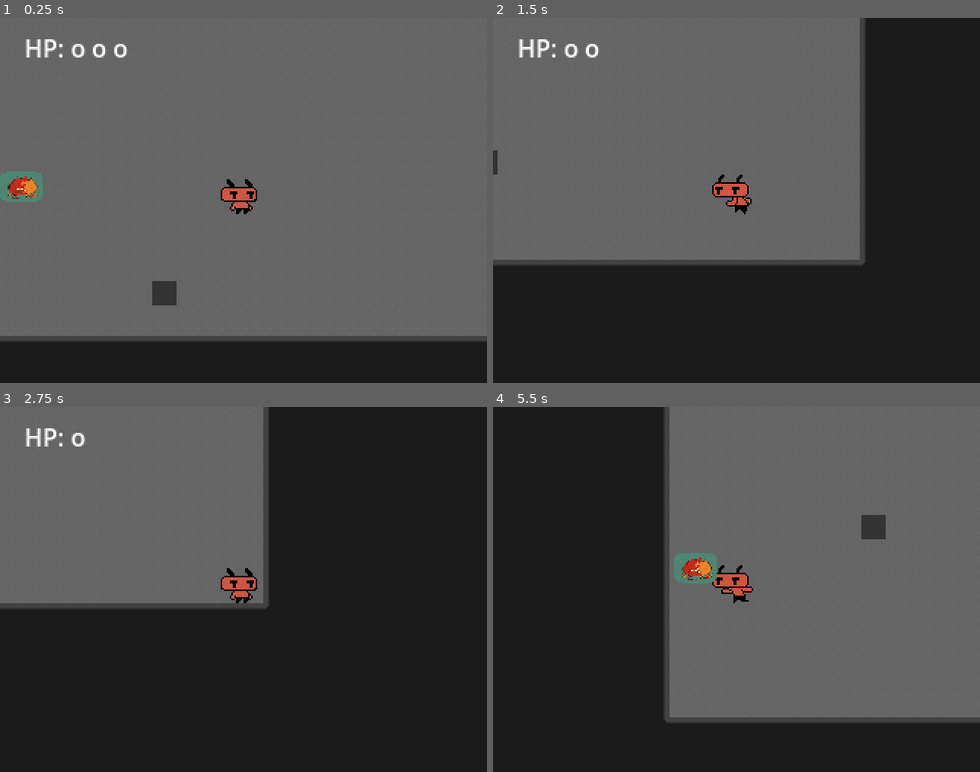
Above: before the commit, frames 1-4 (two rows, left to right).
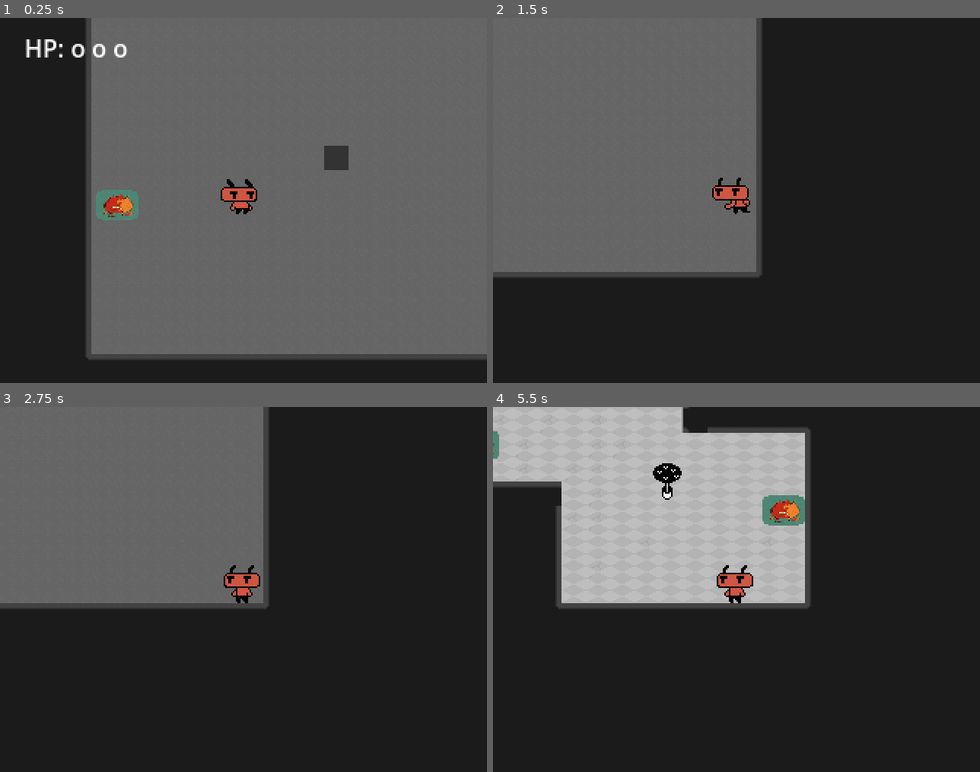
Above: after the commit, the same moments.

Repository: dead-rabbit-studio/hell-scout
Game: Godot game, scene res://main_game.tscn
Same seed, same stepped clock (60 frames per second), same inputs: the game is played once before the commit and once after it.
Inputs:
- Up to frame 1 (0.25 s): no input
- Up to frame 2 (1.5 s): hold Right (move_right) 0.53-1.28 s; tap E (interact) at 0.6 s; tap J (dash, bound only after the commit) at 0.8, 1.35 s; hold Down (move_down) from 1.28 s (still down)
- Up to frame 3 (2.75 s): tap E (interact) at 1.55 s; release Down (move_down) at 2.03 s; hold Right (move_right) from 2.03 s (still down); tap Space (attack) at 2.1 s; tap J (dash, bound only after the commit) at 2.3 s
- Up to frame 4 (5.5 s): release Right (move_right) at 2.78 s; hold Up (move_up) 2.78-3.53 s; tap E (interact) at 2.85, 4.35 s; hold Left (move_left) 3.53-5.03 s; tap J (dash, bound only after the commit) at 3.6, 5.1 s; hold Down (move_down) from 5.03 s (still down)

The runs differ from the first frame. In frame 1, 23% of the frame differs, in the area x 0-100%, y 0-94%; in frame 2, 18%; in frame 3, 0.6%; in frame 4, 70%, in the area x 0-100%, y 0-87%.

Commit message:
feat: add dash capabilities to player

Diff:
--- a/core/controller/ai_controller.gd
+++ b/core/controller/ai_controller.gd
@@ -14,6 +14,9 @@
 				R.player_actions.interact:
 					print("AI Controller interact")
 					interact.emit()
+				R.player_actions.dash:
+					print("AI Controller dash")
+					dash.emit()
 				action when action.contains("move"):
 					print("AI Controller moved")
 					moved.emit(_random_direction())
--- a/core/controller/controller.gd
+++ b/core/controller/controller.gd
@@ -6,6 +6,8 @@
 signal interact
 @warning_ignore("unused_signal")
 signal moved(direction: Vector2)
+@warning_ignore("unused_signal")
+signal dash()
 
 var is_attacking = false
 var is_enabled = true
--- a/core/controller/input_controller.gd
+++ b/core/controller/input_controller.gd
@@ -8,6 +8,8 @@
 			attacked.emit(false)
 		if event.is_action_released(R.player_actions.interact):
 			interact.emit()
+		if event.is_action_released(R.player_actions.dash):
+			dash.emit()
 
 func _process(_delta):
 	if is_enabled:
--- a/core/health/health.gd
+++ b/core/health/health.gd
@@ -18,6 +18,7 @@
 		current = max_health
 	current += heal_points
 
+
 func damage(damage_points: float):
 	if is_alive:
 		var health_after_hit = current - damage_points
@@ -27,7 +28,9 @@
 	if current == 0 and !is_mortal:
 		kill()
 
+
 func revive(): current = max_health
+
 
 func kill():
 	if is_alive:
--- a/core/hit_detection/hurt_box.gd
+++ b/core/hit_detection/hurt_box.gd
@@ -11,4 +11,5 @@
 		return
 
 	if hitbox is HitBox:
+		print_debug("taking damage: ", hitbox.damage)
 		health.damage(hitbox.damage)
--- a/core/r.gd
+++ b/core/r.gd
@@ -6,7 +6,8 @@
     "move_up": "move_up",
     "move_right": "move_right",
     "move_down": "move_down",
-    "interact": "interact"
+    "interact": "interact",
+    "dash": "dash"
 }
 
 const scenes = {
--- a/main_game.tscn
+++ b/main_game.tscn
@@ -266,7 +266,7 @@
 tile_set = SubResource("TileSet_qj47d")
 
 [node name="Player" parent="Level" instance=ExtResource("1_4phlm")]
-position = Vector2(720, 190)
+position = Vector2(657, 178)
 collision_mask = 3
 speed = 250.0
 
@@ -327,7 +327,7 @@
 exit_zone_direction = 4
 
 [node name="Creeper" parent="Level" instance=ExtResource("10_mf81u")]
-position = Vector2(648, 263)
+position = Vector2(727, 140)
 
 [node name="GUI" type="CanvasLayer" parent="."]
 metadata/_edit_use_anchors_ = true
--- a/player/scouter/player.gd
+++ b/player/scouter/player.gd
@@ -4,22 +4,28 @@
 signal changed_direction(direction: Vector2)
 signal object_collected()
 
-@onready var player_area: CollisionShape2D = $PlayerArea/CollisionShape2D
 @onready var animation_tree: AnimationTree = $AnimationTree
 @onready var interactor: Interactor = $Interactor
 
-@export var speed = 400.0
-@export var max_health = 110
-@export var is_alive = true
-@export var is_imortal = true
+@export var speed:float = 400.0
+@export var dash_speed:float  = 1200.0
+@export var max_health:int = 110
+@export var is_alive: bool = true
+@export var is_imortal: bool = true
+@export var player_area: CollisionShape2D
 @export var health: Health
 @export var controller: Controller
+@export var dash_duration_timer: Timer
+@export var dash_cooldown_timer: Timer
 
 var _current_direction_vector: Vector2 = Vector2.ZERO
 var _last_direction: Vector2 = Vector2.RIGHT
 
 var _melee_attack_scene = preload(R.scenes.melee_attack)
 var _current_melee_attack: Area2D = null
+var _is_dashing: bool = false
+var _dash_cooldown: bool = false
+
 
 func take_damage(damage: float):
 	health.damage(damage)
@@ -54,7 +60,14 @@
 		_last_direction = _current_direction_vector
 		changed_direction.emit(_last_direction)
 
-	velocity = _current_direction_vector * speed
+
+	var current_speed = 0
+	if _is_dashing:
+		current_speed = dash_speed
+	else:
+		current_speed = speed
+
+	velocity = _current_direction_vector * current_speed
 	move_and_slide()
 
 
@@ -90,3 +103,23 @@
 
 func _on_timer_timeout() -> void:
 	take_damage(1)
+
+
+func _on_controller_dash() -> void:
+	if not _dash_cooldown:
+		dash_duration_timer.start(0.15)
+		_is_dashing = true
+		_dash_cooldown = true
+		dash_cooldown_timer.start(0.6)
+		print_debug("player is dashing")
+	else:
+		print_debug("player cant dash, because its on cooldown")
+
+
+func _on_dash_duration_timer_timeout() -> void:
+	_is_dashing = false
+	print("player stop dashing")
+
+
+func _on_dash_cool_down_timeout() -> void:
+	_dash_cooldown = false
--- a/player/scouter/player.tscn
+++ b/player/scouter/player.tscn
@@ -288,12 +288,15 @@
 transitions = ["Start", "Idle", SubResource("AnimationNodeStateMachineTransition_ymc3b"), "Running", "Idle", SubResourc …(200 unchanged characters)…
 graph_offset = Vector2(-106.71, -104.37)
 
-[node name="Player" type="CharacterBody2D" node_paths=PackedStringArray("health", "controller") groups=["Player"]]
+[node name="Player" type="CharacterBody2D" node_paths=PackedStringArray("player_area", "health", "controller", "dash_duration_timer", "dash_cooldown_timer") groups=["Player"]]
 platform_wall_layers = 51
 script = ExtResource("1_opm3m")
 max_health = 3
+player_area = NodePath("PlayerArea/CollisionShape2D")
 health = NodePath("Health")
 controller = NodePath("Controller")
+dash_duration_timer = NodePath("Dash/DashDurationTimer")
+dash_cooldown_timer = NodePath("Dash/DashCoolDown")
 
 [node name="CollisionShape2D" type="CollisionShape2D" parent="." groups=["Player"]]
 position = Vector2(2, 13.5)
@@ -361,10 +364,20 @@
 [node name="Timer" type="Timer" parent="."]
 autostart = true
 
+[node name="Dash" type="Node" parent="."]
+
+[node name="DashDurationTimer" type="Timer" parent="Dash"]
+one_shot = true
+
+[node name="DashCoolDown" type="Timer" parent="Dash"]
+
 [connection signal="depleted" from="Health" to="." method="_on_health_depleted"]
 [connection signal="interacted" from="Interactor" to="." method="_on_interactor_interacted"]
 [connection signal="attacked" from="Controller" to="." method="_on_controller_attacked"]
+[connection signal="dash" from="Controller" to="." method="_on_controller_dash"]
 [connection signal="interact" from="Controller" to="." method="_on_controller_interact"]
 [connection signal="moved" from="Controller" to="." method="_on_controller_moved"]
 [connection signal="action_required" from="NeuralNetwork" to="Controller" method="_on_neural_network_action_required"]
 [connection signal="timeout" from="Timer" to="." method="_on_timer_timeout"]
+[connection signal="timeout" from="Dash/DashDurationTimer" to="." method="_on_dash_duration_timer_timeout"]
+[connection signal="timeout" from="Dash/DashCoolDown" to="." method="_on_dash_cool_down_timeout"]
--- a/project.godot
+++ b/project.godot
@@ -72,6 +72,11 @@
 "events": [Object(InputEventKey,"resource_local_to_scene":false,"resource_name":"","device":0,"window_id":0,"alt_presse …(189 unchanged characters)…
 ]
 }
+dash={
+"deadzone": 0.2,
+"events": [Object(InputEventKey,"resource_local_to_scene":false,"resource_name":"","device":-1,"window_id":0,"alt_pressed":false,"shift_pressed":false,"ctrl_pressed":false,"meta_pressed":false,"pressed":false,"keycode":0,"physical_keycode":74,"key_label":0,"unicode":106,"location":0,"echo":false,"script":null)
+]
+}
 
 [layer_names]
 
